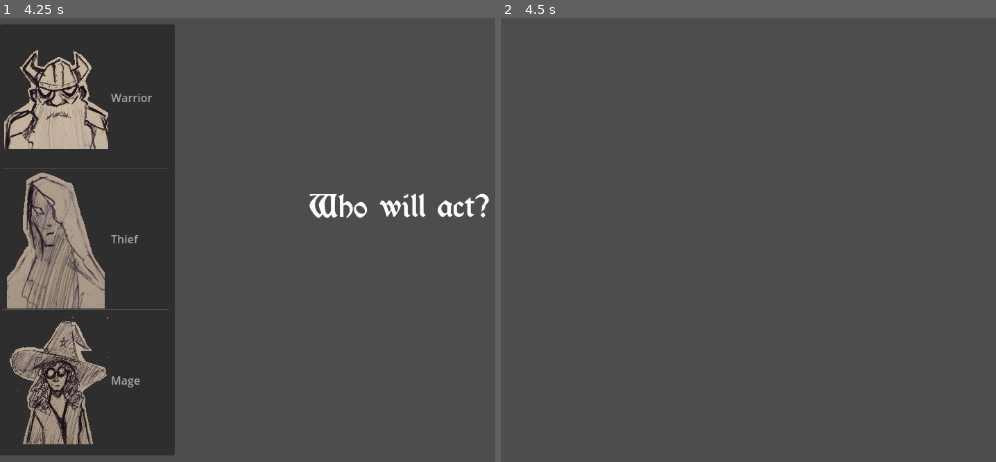
Above: before the commit, frames 1-2 (left to right).
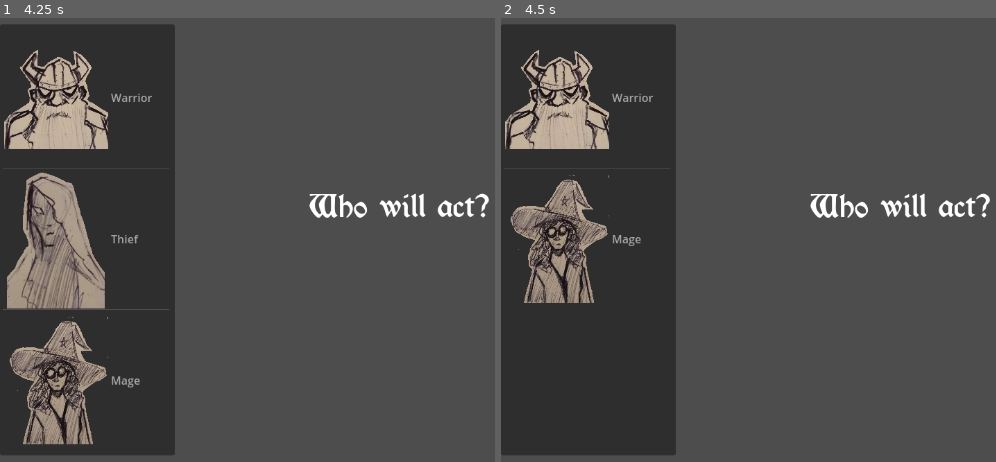
Above: after the commit, the same moments.

Repository: Jollista/Brackeys-Jam-2024.1
Game: Godot game, scene res://Combat/Test/combat_tracker_test.tscn
The game is run twice, just before and just after one commit, with the same random seed, the same clock (stepped at 60 frames per second) and the same inputs. The project has no main scene, so this scene is started directly. The engine's default icon, where the game draws it, is replaced by a stand-in: a white triangle on a blue panel in a dark square.
Inputs (mouse positions are in pixels of both pictures, inside the frame that each line leads up to):
- Up to frame 1 (4.25 s): tap Enter at 0.5, 2, 3.5 s; move the mouse to (outside the picture) at 0.52 s; click (outside the picture) at 0.6 s; tap Space at 1.25, 2.75 s; move the mouse to (237, 262) at 1.27 s; click (237, 262) at 1.35 s; move the mouse to (480, 137) at 2.02 s; click (480, 137) at 2.1 s; move the mouse to (361, 328) at 2.77 s; click (361, 328) at 2.85 s; move the mouse to (outside the picture) at 3.52 s; click (outside the picture) at 3.6 s
- Up to frame 2 (4.5 s): tap Space at 4.25 s; move the mouse to (659, 168) at 4.27 s; click (659, 168) at 4.35 s

Frame 1 is identical in both runs. In frame 2, 34% of the frame differs, in the area x 0-99%, y 1-99%.

Commit message:
It works, but I hate threads and I brought this curse upon myself

Diff:
--- a/Characters/Character.gd
+++ b/Characters/Character.gd
@@ -50,6 +50,7 @@
 # player control and enemy ai goes here depending on implementation
 func take_turn():
 	# take turn
+	print("emitting turn_ended signal")
 	turn_ended.emit()
 	return
 
--- a/Combat/CombatTracker.gd
+++ b/Combat/CombatTracker.gd
@@ -91,14 +91,20 @@
 	while combatants.has("Monsters") and len(combatants["Monsters"]) > 0:
 		# loop through combatants
 		var round = get_biggest_party_size()
+		print("round = ", round)
 		for turn in round:
+			print("turn = ", round)
 			# every party gets 1 turn per loop, so with all loops all characters get to act
 			for party in party_order:
+				print("party = ", party)
 				# each party designates a combatant to act
 				var combatant = await choose_combatant(party)
+				print("Combatant chosen: ", combatant)
 				if combatant != null: # null if no combatant in party can act
-					combatant["Node"].take_turn() # combatant takes turn
-					await combatant["Node"].turn_ended # wait for their turn to end before progressing
+					print("take turn")
+					await combatant["Node"].take_turn() # combatant takes turn
+					print("awaiting")
+					# await combatant["Node"].turn_ended # wait for their turn to end before progressing
 
 		# round over, while loop triggers
 		round_ended.emit()
@@ -111,10 +117,16 @@
 		# selection determines who goes
 		$CharacterSelect/ItemList.clear()
 		for character in combatants["PCs"]:
-			$CharacterSelect/ItemList.add_item(character["Name"],character["Sprite"],!character["Acted this round?"])
+			if not character["Acted this round?"]:
+				$CharacterSelect/ItemList.add_item(character["Name"],character["Sprite"],not character["Acted this round?"])
+
 		$CharacterSelect.visible = true
+		print("awaiting character_selected")
 		await character_selected
 		$CharacterSelect.visible = false
+		for i in len(combatants["PCs"]):
+			if combatants["PCs"][i]["Name"] == selected_character["Name"]:
+				combatants["PCs"][i]["Acted this round?"] = true
 		return selected_character
 
 	else: # arbitrarily pick NPC
@@ -129,7 +141,8 @@
 func get_biggest_party_size():
 	var size = 0
 	for party in combatants:
-		size = max(len(party), size)
+		print("party is ", combatants[party])
+		size = max(len(combatants[party]), size)
 	return size
 
 func _on_player_character_selected(index:int):
@@ -137,5 +150,6 @@
 	for character in combatants["PCs"]:
 		if character["Name"] == char_name:
 			selected_character = character
+			print("emitting character_selected")
 			character_selected.emit()
 			return
